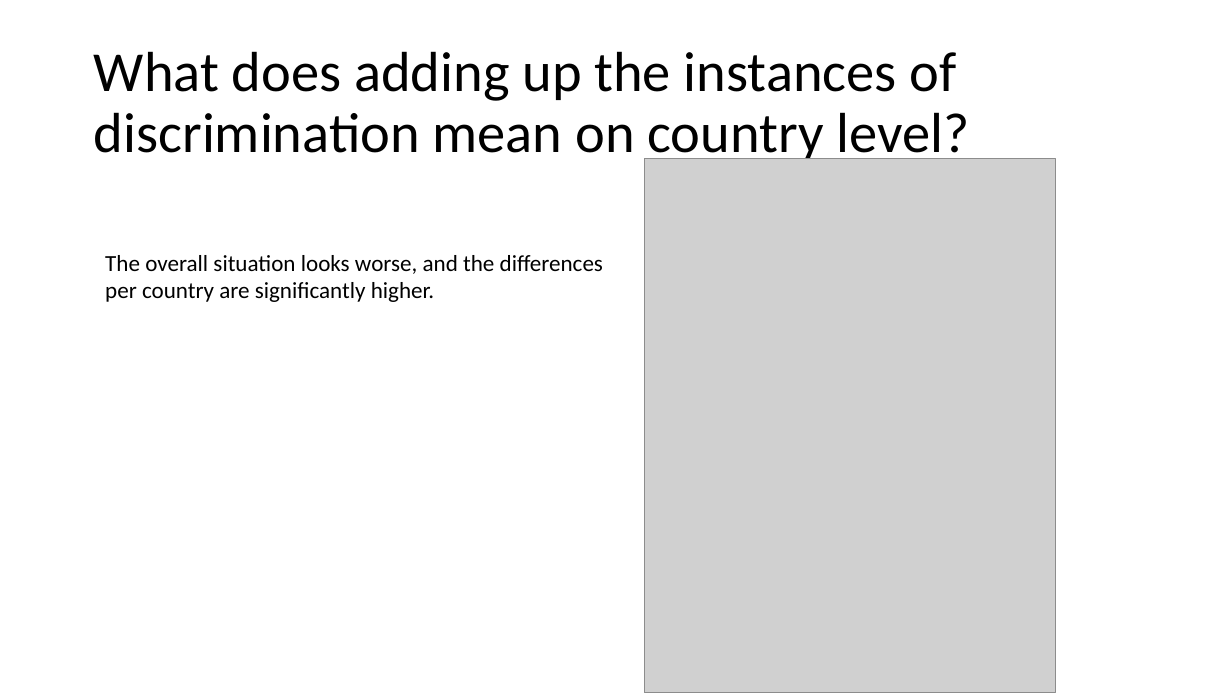
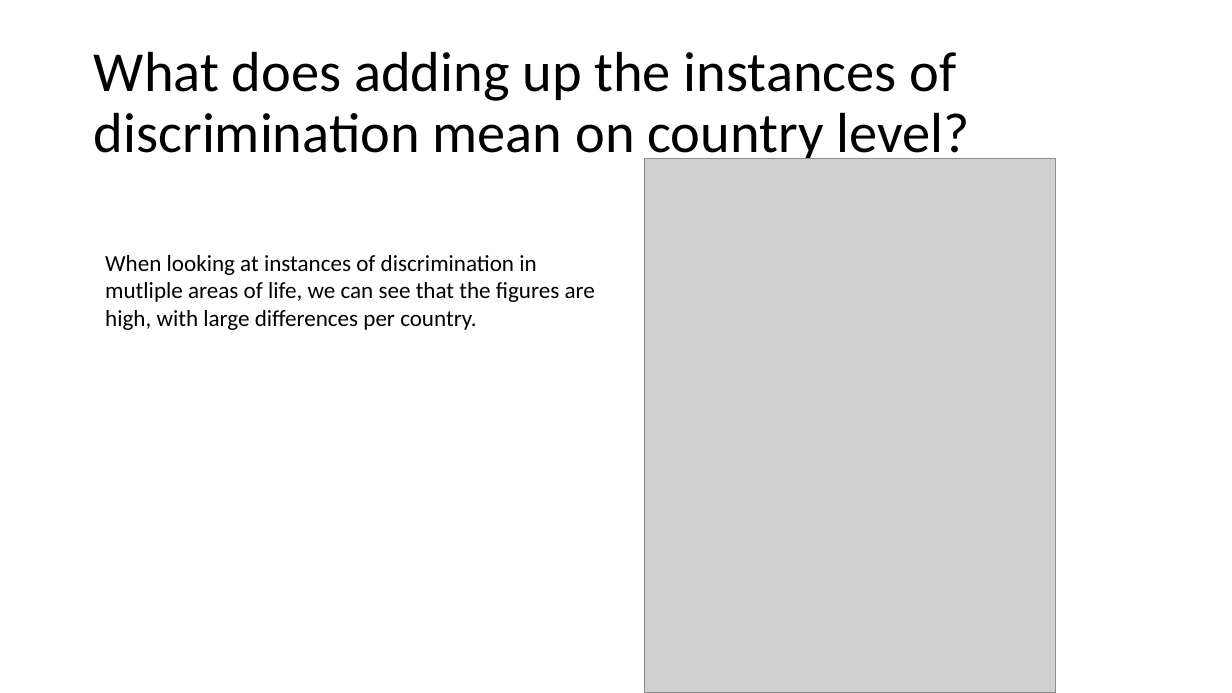
Before and after one commit to iamlex006/LexMidBootcampProj, a slide deck: slide 7 of QES Survey 20220210.pptx (slide 10 before the commit). Drawn at 1232x693 pixels with LibreOffice and Linux fonts; fonts in the diff are those of the drawing; grey boxes stand for pictures. Boxes give left, top, right and bottom in pixels: in the first picture for what was removed or moved away, otherwise in the second. Text is boxed around its words. In the diff, an @@ line names an element or a change of style, - is before the commit and + after.

```diff
--- a/QES Survey 20220210.pptx
+++ b/QES Survey 20220210.pptx
@@ text at <box>105,255,595,330</box>: text changed @@
-The overall situation looks worse, and the differences per country are significantly higher.
+When looking at instances of discrimination in mutliple areas of life, we can see that the figures are high, with large differences per country.
```
Also in this commit, not shown: 6 other slides changed, 3 slides removed, 2 other files.
